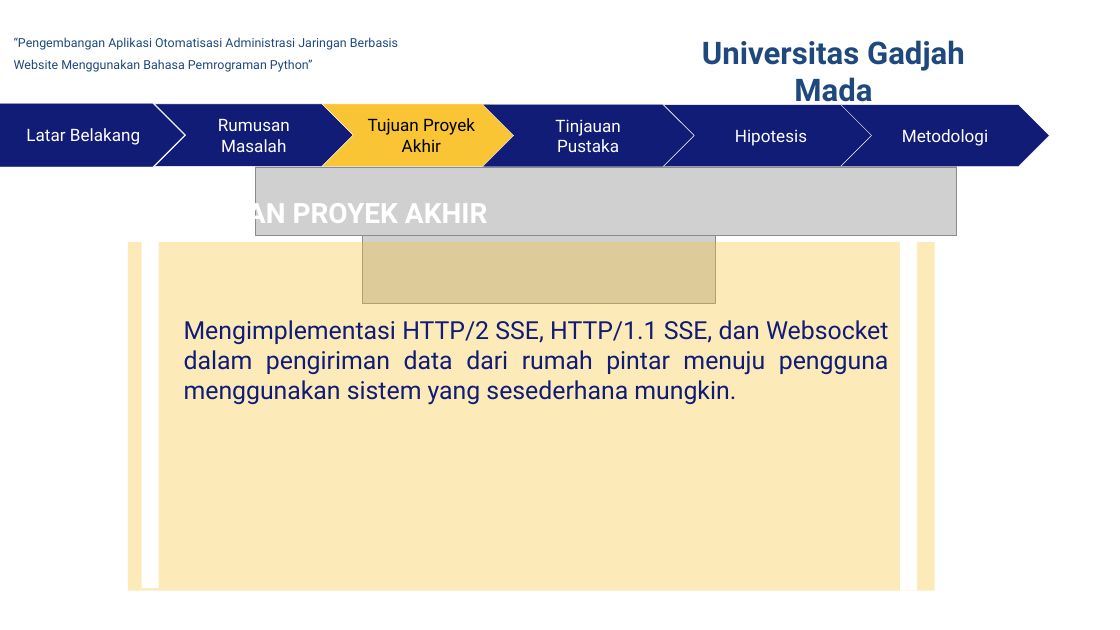
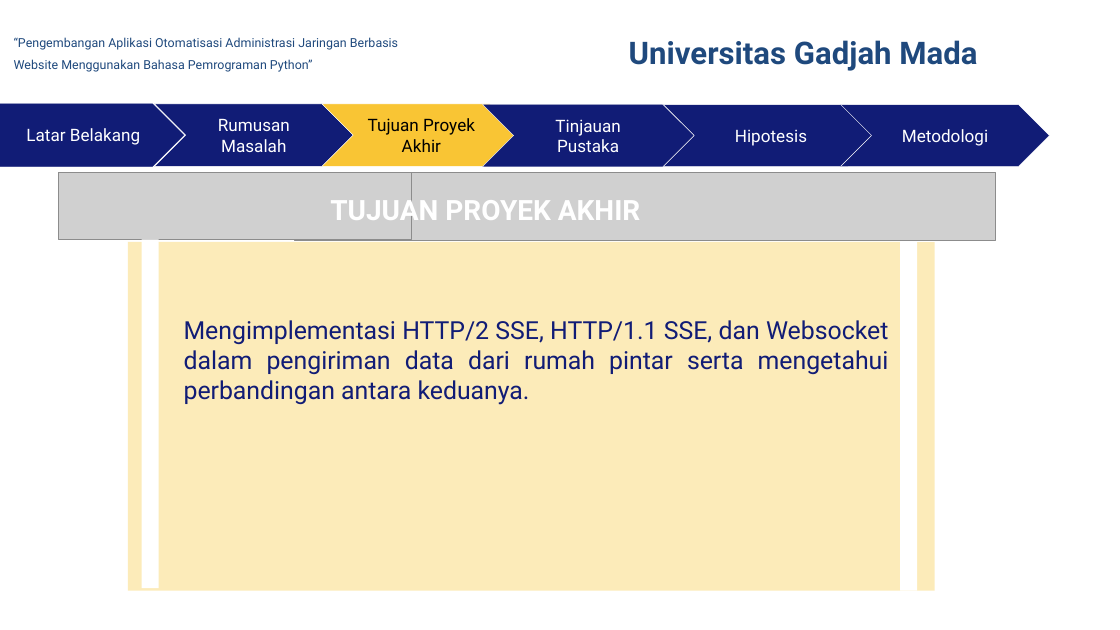
Before and after one commit to rusminto/ws_sse, a slide deck: slide 7 of berkas/ppt muham.pptx. Drawn at 1120x630 pixels with LibreOffice and Linux fonts; fonts in the diff are those of the drawing; grey boxes stand for pictures; background and template pictures are left out. Boxes give left, top, right and bottom in pixels: in the first picture for what was removed or moved away, otherwise in the second. Text is boxed around its words. In the diff, an @@ line names an element or a change of style, - is before the commit and + after.

Commit message:
adjust data

```diff
--- a/berkas/ppt muham.pptx
+++ b/berkas/ppt muham.pptx
@@ text "Universitas Gadjah Mada" rewrapped from box(702, 40, 965, 109) to box(629, 40, 977, 71) @@
@@ picture: place and size @@
-picture at box(363, 235, 716, 304)
+picture at box(58, 172, 411, 240)
@@ picture: place and size @@
-picture at box(255, 167, 956, 235)
+picture at box(295, 172, 996, 241)
@@ text "TUJUAN PROYEK AKHIR": place and size @@
-text "TUJUAN PROYEK AKHIR" at box(177, 197, 487, 230)
+text "TUJUAN PROYEK AKHIR" at box(330, 194, 640, 227)
@@ text in rectangle at box(184, 320, 889, 405): text changed @@
-Mengimplementasi HTTP/2 SSE, HTTP/1.1 SSE, dan Websocket dalam pengiriman data dari rumah pintar menuju pengguna menggunakan sistem yang sesederhana mungkin.
+Mengimplementasi HTTP/2 SSE, HTTP/1.1 SSE, dan Websocket dalam pengiriman data dari rumah pintar serta mengetahui perbandingan antara keduanya.
```
Also in this commit, not shown: 15 other slides changed, 9 slides added, 12 other files.
